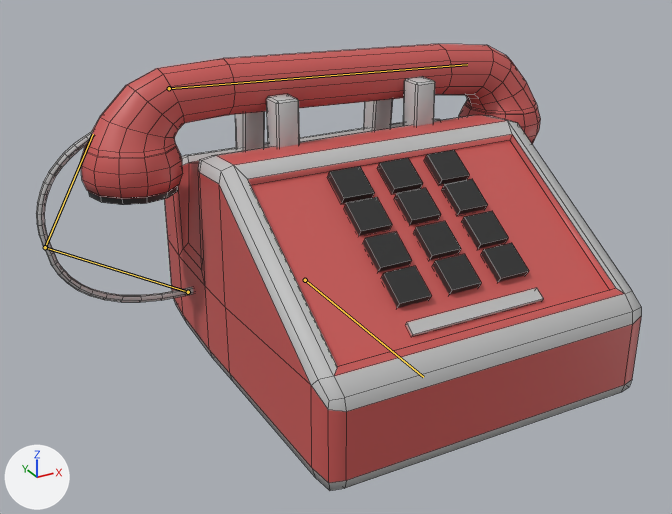
Before and after pictures for a commit that changed the FBX model Models/Cenário/Telefone_Fio.fbx.
Camera for both pictures: a camera (50 mm lens) standing at (-0.219, -0.357, 0.23) and looking at (-0.026, -0.006, 0.055). The lights are fixed; the arrows at lower left show +X, +Y and +Z. The older version comes first. Both versions are drawn at frame 16 of the action 'Arm_Telefone|Telefone_Tocando'; the numbers are the values there. The bones that change, and the others that lie on the model, are drawn over the model as lines. Mesh edges are drawn as thin lines.

Objects in the first picture: 'Telefone_Fio'.
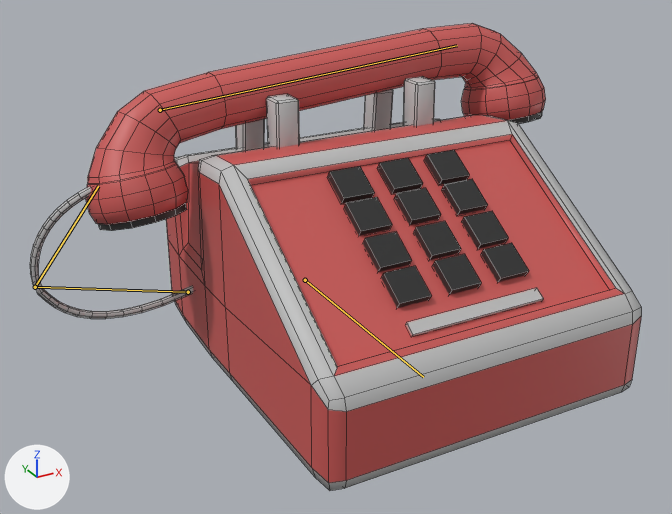
Pixel boxes [x1, y1, x2, y2] of what changed, in the pictures (672 x 514 px):
```json
{"object": "Telefone_Fio", "change": "posed", "before": [36, 44, 642, 491], "after": [30, 23, 642, 491]}
{"bone": "Telefone", "before": "(169, 88) to (467, 64)", "after": "(160, 110) to (457, 45)"}
{"bone": "Fio_Base", "before": "(188, 292) to (45, 247)", "after": "(188, 292) to (35, 287)"}
{"bone": "Fio_Final", "before": "(45, 247) to (93, 134)", "after": "(35, 287) to (98, 186)"}
```

The change, as JSON lines over the scene's bpy script:
```json
{"block": "bone_telefone", "where": "bone_telefone = bpy.data.objects['Arm_Telefone'].pose.bones['Telefone']  # child of 'Base'"}
{"op": "set", "path": "bone_telefone.location", "old": "(0.0, 0.0012, 0.0091)", "new": "(0.0, -0.0037, 0.0)"}
{"op": "set", "path": "bone_telefone.rotation_quaternion", "old": "(1.0, -0.018, 0.0, 0.0)", "new": "(0.993, 0.04, -0.11, 0.004)", "note": "degrees (-2, 0, 0) -> degrees (5, -13, 0)"}
{"block": "bone_fio_base", "where": "bone_fio_base = bpy.data.objects['Arm_Telefone'].pose.bones['Fio_Base']  # child of 'Base'"}
{"op": "set", "path": "bone_fio_base.rotation_quaternion", "old": "(0.998, 0.053, 0.0, -0.023)", "new": "(0.996, -0.052, -0.053, 0.043)", "note": "degrees (6, 0, -3) -> degrees (-6, -6, 5)"}
{"block": "bone_fio_final", "where": "bone_fio_final = bpy.data.objects['Arm_Telefone'].pose.bones['Fio_Final']  # child of 'Fio_Base'"}
{"op": "set", "path": "bone_fio_final.rotation_quaternion", "old": "(0.997, 0.042, 0.0, 0.069)", "new": "(0.996, -0.029, 0.003, -0.089)", "note": "degrees (5, 0, 8) -> degrees (-3, 0, -10)"}
```
